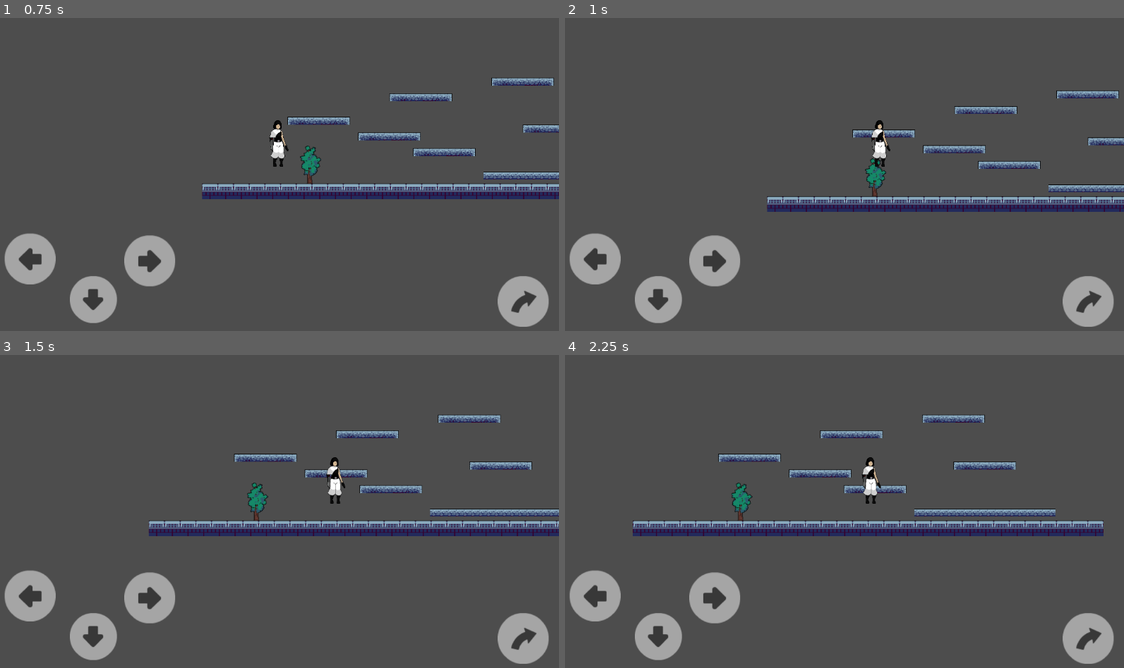
Above: before the commit, frames 1-4 (two rows, left to right).
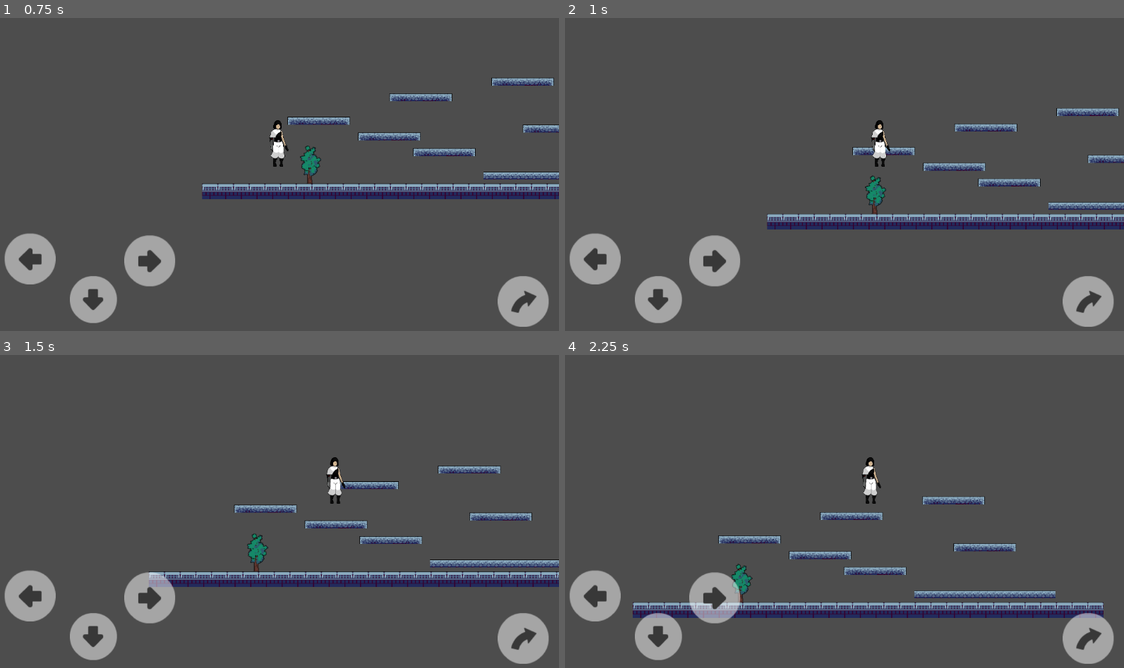
Above: after the commit, the same moments.

Repository: Corsa-Technologies/Terra1-seguro
Game: Godot game, scene res://Níveis/Nível 2.tscn
Two runs of this game, one before a commit and one after it. Both use one fixed random seed, a clock stepped at 60 frames per second and the inputs below. This scene is started directly instead of the project's main scene.
Inputs:
- Up to frame 1 (0.75 s): tap Enter at 0.5 s; hold Right (ui_right) from 0.53 s (still down); tap Up (ui_up) at 0.6 s
- Up to frame 2 (1 s): keep holding Right (ui_right); tap Up (ui_up) at 0.77 s
- Up to frame 3 (1.5 s): keep holding Right (ui_right); tap Up (ui_up) at 1.07, 1.35 s
- Up to frame 4 (2.25 s): tap Up (ui_up) at 1.52, 1.82, 2.1 s; release Right (ui_right) at 2.03 s; hold Left (ui_left) from 2.03 s (still down)

Frame 1 is identical in both runs. In frame 2, 9.8% of the frame differs, in the area x 36-100%, y 23-68%; in frame 3, 11%; in frame 4, 13%, in the area x 12-97%, y 19-85%.

Commit message:
"Coyote Time e Jump Buffer adicionados"
"eu passei muito mais tempo doque gostaria fazendo isso"

Diff:
--- a/GUI/Menus/MenuPrincipal/Menuprincipal.tscn
+++ b/GUI/Menus/MenuPrincipal/Menuprincipal.tscn
@@ -12,15 +12,17 @@
 grow_vertical = 2
 script = ExtResource("2_kvl8a")
 
-[node name="BotãoPlay" type="Button" parent="."]
+[node name="BotãoPlay" type="TouchScreenButton" parent="."]
+position = Vector2(653, 213)
+scale = Vector2(2.5625, 2.0625)
+texture_normal = ExtResource("2_v6tkc")
+
+[node name="TextEdit" type="TextEdit" parent="."]
 layout_mode = 0
-offset_left = 438.0
-offset_top = 128.0
-offset_right = 647.0
-offset_bottom = 248.0
-text = "PLAY
-(PFV FUNCIONA)"
-icon = ExtResource("2_v6tkc")
-alignment = 0
+offset_left = 516.0
+offset_top = 155.0
+offset_right = 953.0
+offset_bottom = 207.0
+text = "APERTA NO JOGAR E POR FAVOR FUNCIONA SOCORRO"
 
 [connection signal="pressed" from="BotãoPlay" to="." method="_on_botão_play_pressed"]
--- a/Player/Scripts/movimento.gd
+++ b/Player/Scripts/movimento.gd
@@ -1,29 +1,64 @@
 extends CharacterBody2D
 
+var SPEED = 300.0
+const JUMP_VELOCITY = -350.0
+var canjump := true
+@onready var coyote_timer = $CoyoteTimer as Timer
+@export var buffer_time: float = 0.15
+@export var coyote_time: float = 0.15
+var jump_buffered = false
+var buffer_timer = 0.0
 
+func _ready():
+	coyote_timer.wait_time = coyote_time
 
-const SPEED = 300.0
-const JUMP_VELOCITY = -350.0
+func pular():
+	velocity.y = JUMP_VELOCITY
 
-
-func _physics_process(delta: float) -> void:
-	# Add the gravity.
+func _physics_process(delta):
+	# Adiciona a gravidade
 	if not is_on_floor():
 		velocity += get_gravity() * delta
 
-	# Handle jump.
-	if Input.is_action_just_pressed("ui_up") and is_on_floor():
-		velocity.y = JUMP_VELOCITY
+	# Suporta o "jump buffer".
+	if Input.is_action_just_pressed("ui_up"):
+		jump_buffered = true
+		buffer_timer = buffer_time
 
-	# Get the input direction and handle the movement/deceleration.
-	# As good practice, you should replace UI actions with custom gameplay actions.
+	# Diminui o tempo do jump buffer.
+	if jump_buffered:
+		buffer_timer -= delta
+		if buffer_timer <= 0.0:
+			jump_buffered = false
+
+	# Suporta o pulo, incluindo o coyote time.
+	if jump_buffered and canjump:
+		pular()
+		jump_buffered = false
+		canjump = false
+
+	# Reseta a variável canjump quando pisa no chão.
+	if is_on_floor():
+		canjump = true
+		if not coyote_timer.is_stopped():
+			coyote_timer.stop()
+
+	# Adiciona o efeito coyote time.
+	if canjump and coyote_timer.is_stopped() and not is_on_floor():
+		coyote_timer.start()
+
+	# Lógica de movimentação.
 	var direction := Input.get_axis("ui_left", "ui_right")
 	if direction:
 		velocity.x = direction * SPEED
 	else:
 		velocity.x = move_toward(velocity.x, 0, SPEED)
+
 	move_and_slide()
 
 func _input(event : InputEvent):
-	if(event.is_action_pressed("ui_down") && is_on_floor()):
-		position.y +=1
+	if event.is_action_pressed("ui_down") and is_on_floor():
+		position.y += 1
+
+func _on_coyote_timer_timeout() -> void:
+	canjump = false
--- a/Player/playercena.tscn
+++ b/Player/playercena.tscn
@@ -54,6 +54,9 @@
 sprite_frames = SubResource("SpriteFrames_g48ma")
 animation = &"Idle"
 
+[node name="CoyoteTimer" type="Timer" parent="."]
+one_shot = true
+
 [node name="CollisionShape2D" type="CollisionShape2D" parent="."]
 position = Vector2(3, 11.5)
 shape = SubResource("RectangleShape2D_3n7is")
@@ -62,3 +65,5 @@
 position = Vector2(-1, 80)
 drag_horizontal_enabled = true
 drag_horizontal_offset = 0.53
+
+[connection signal="timeout" from="CoyoteTimer" to="." method="_on_coyote_timer_timeout"]
